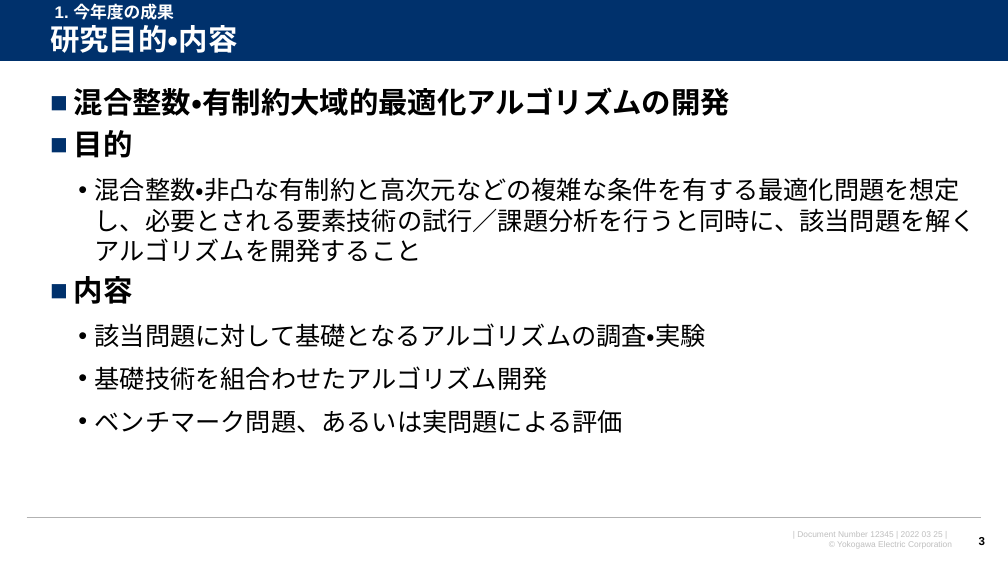
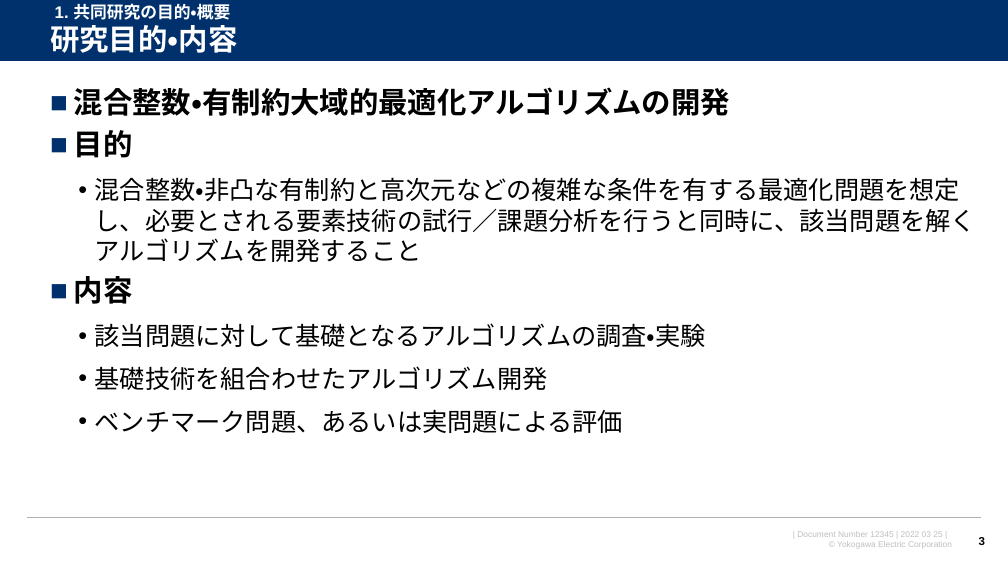
Before and after one commit to watarukumagai-git/opt, a slide deck: slide 3 of joint_res/2210XX_東京都立大安田先生_共同研究打合せ資料_rev.0.pptx. Drawn at 1008x567 pixels with LibreOffice and Linux fonts; fonts in the diff are those of the drawing; background and template pictures are left out. Boxes give left, top, right and bottom in pixels: in the first picture for what was removed or moved away, otherwise in the second. Text is boxed around its words. In the diff, an @@ line names an element or a change of style, - is before the commit and + after.

```diff
--- a/joint_res/2210XX_東京都立大安田先生_共同研究打合せ資料_rev.0.pptx
+++ b/joint_res/2210XX_東京都立大安田先生_共同研究打合せ資料_rev.0.pptx
@@ text at box(55, 3, 230, 20): text changed @@
-1. 今年度の成果
+1. 共同研究の目的・概要
```
Also in this commit, not shown: 6 other slides changed, 1 slide added, 1 slide removed.
